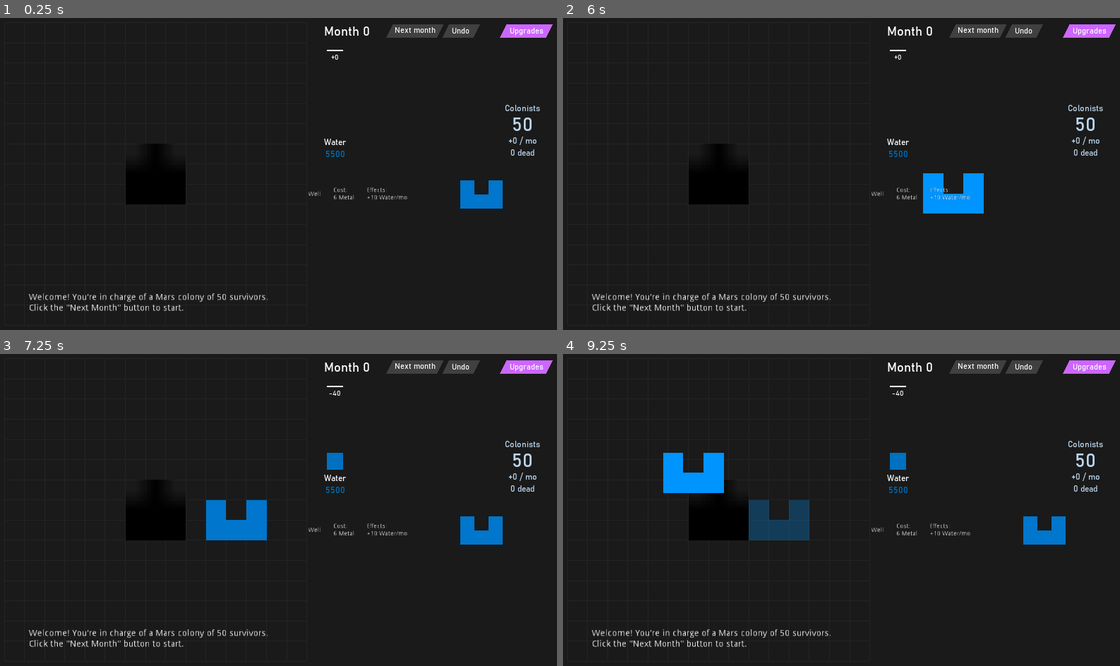
Above: before the commit, frames 1-4 (two rows, left to right).
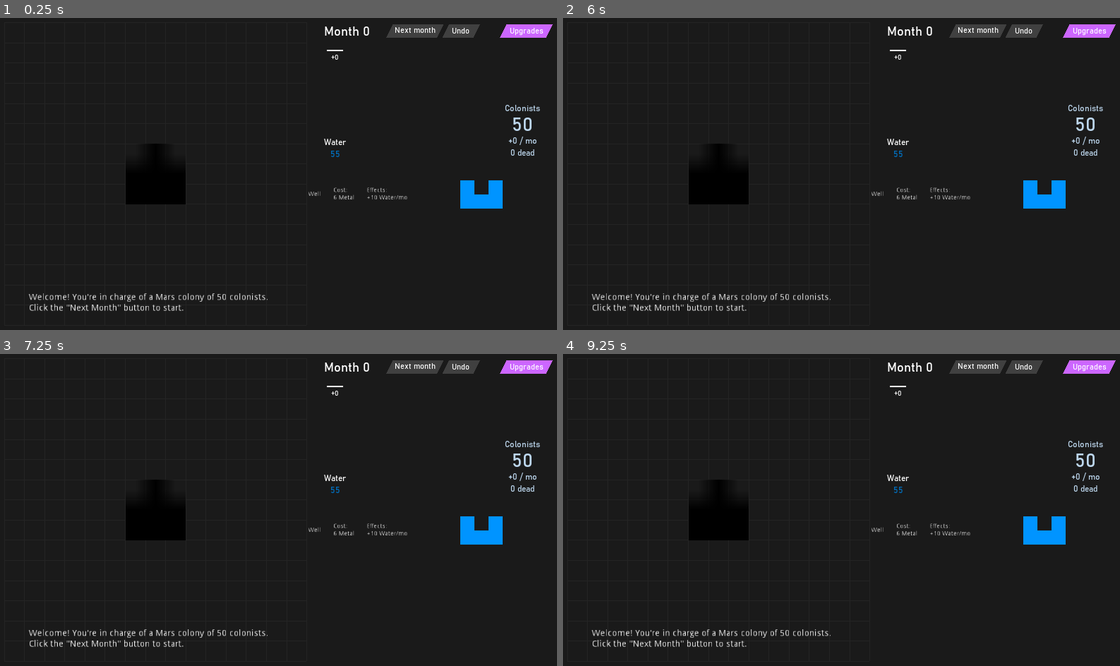
Above: after the commit, the same moments.

Repository: sirknightj/CEV-1
Game: Godot game, scene res://scenes/MainGameScene.tscn
Two runs of this game, one before a commit and one after it. Both use one fixed random seed, a clock stepped at 60 frames per second and the inputs below.
Inputs (mouse positions are in pixels of both pictures, inside the frame that each line leads up to):
- Up to frame 1 (0.25 s): no input
- Up to frame 2 (6 s): tap Enter at 0.5, 2, 3.5 s; drag from (718, 155) to (1030, 186) at 0.52 s; tap Space at 1.25, 2.75, 4.25 s; drag from (696, 174) to (1030, 186) at 1.27 s; move the mouse to (718, 174) at 2.02 s; press the mouse at (718, 174) at 2.03 s; release the mouse at (718, 174) at 2.75 s; drag from (741, 174) to (1058, 186) at 2.77 s; drag from (696, 192) to (1030, 202) at 3.52 s; drag from (718, 192) to (1030, 202) at 4.27 s; move the mouse to (741, 192) at 5.02 s; press the mouse at (741, 192) at 5.03 s; release the mouse at (741, 192) at 5.75 s; drag from (1030, 186) to (741, 174) at 5.77 s
- Up to frame 3 (7.25 s): drag from (467, 522) to (133, 528) at 6.52 s
- Up to frame 4 (9.25 s): drag from (1030, 522) to (696, 528) at 7.27 s; move the mouse to (1058, 522) at 8.02 s; press the mouse at (1058, 522) at 8.03 s; release the mouse at (1058, 522) at 8.75 s; drag from (780, 510) to (674, 463) at 8.77 s

The runs differ from the first frame. In frame 1, 0.6% of the frame differs, in the area x 41-91%, y 42-91%; in frame 2, 1.8%; in frame 3, 2.0%; in frame 4, 3.2%, in the area x 17-91%, y 11-91%.

Commit message:
More tutorial progress

Diff:
--- a/source/scripts/GameStats.gd
+++ b/source/scripts/GameStats.gd
@@ -9,6 +9,7 @@
 var logger : Logger.Log
 
 var buildings_owned : Dictionary = {}
+var restrictions : Dictionary = {}
 
 var grid_size : int # the number of squares the grid is at the moment
 
@@ -28,8 +29,8 @@
 var _initial_reserves = {
 	GameData.ResourceType.FOOD: 10000.0,
 	GameData.ResourceType.OXYGEN: 10000.0,
-	GameData.ResourceType.WATER: 5500.0,
-	GameData.ResourceType.METAL: 30.0,
+	GameData.ResourceType.WATER: 55.0,
+	GameData.ResourceType.METAL: 0.0,
 	GameData.ResourceType.ELECTRICITY: 5000.0,
 	GameData.ResourceType.SCIENCE: 0.0,
 	GameData.ResourceType.PEOPLE: 50.0
--- a/source/scripts/MainGameScene.gd
+++ b/source/scripts/MainGameScene.gd
@@ -44,17 +44,35 @@
 func show_correct_text():
 	var turn = GameStats.turn
 	if turn == 0:
-		$TextBox.text = "Welcome! You're in charge of a Mars colony of 50 survivors.\nClick the \"Next Month\" button to start."
+		$TextBox.text = "Welcome! You're in charge of a Mars colony of 50 colonists.\nClick the \"Next Month\" button to start."
 	elif turn == 1:
 		$TextBox.text = "Each colonist consumes 1 water/month.\nPlace down some wells to ensure you don't run out of water!\nTip: use R to rotate the building."
 		$UILayer/Sidebar.toggle_next_month_button(false)
+		GameStats.resources.give(GameData.ResourceType.METAL, 30)
+		GameStats.restrictions = {GameData.BuildingType.WATER1: 5}
 	elif turn == 2:
-		GameStats.resources.give(GameData.ResourceType.METAL, 6)
 		$TextBox.text = "Notice how another person has arrived to your colony.\nYou now need another well to support your growing population."
 		$UILayer/Sidebar.toggle_next_month_button(false)
+		GameStats.resources.give(GameData.ResourceType.METAL, 6)
+		GameStats.restrictions = {GameData.BuildingType.WATER1: 1}
 	elif turn == 3:
-		GameStats.resources.give(GameData.ResourceType.METAL, 10000)
 		$TextBox.text = "Each human also consumes 2 food/month.\nFEED THE HUMANS"
+		$UILayer/Sidebar.toggle_next_month_button(false)
+		GameStats.resources.give(GameData.ResourceType.METAL, 106)
+		GameStats.restrictions = {GameData.BuildingType.WATER1: 1, GameData.BuildingType.FOOD1: 5}
+	elif turn == 4:
+		$TextBox.text = "Keep expanding your colony! And keep your people alive!"
+	elif turn == 5:
+		$UILayer/Sidebar.toggle_next_month_button(false)
+		GameStats.resources.give(GameData.ResourceType.METAL, 32)
+		GameStats.restrictions = {GameData.BuildingType.WATER1: 2, GameData.BuildingType.FOOD1: 1}
+	elif turn == 6:
+		$TextBox.text = "Humans consume 1 oxygen/mo.\nMake sure you have enough!\nYour colony will need metal to building more buildings."
+		$UILayer/Sidebar.toggle_next_month_button(false)
+		GameStats.resources.give(GameData.ResourceType.METAL, 246)
+		GameStats.restrictions = {GameData.BuildingType.WATER1: 1, GameData.BuildingType.FOOD1: 1, GameData.BuildingType.METAL1: 1, GameData.BuildingType.OXY1: 2}
+	elif turn == 9:
+		$TextBox.text = "Your mine needs electricity to function.\nPlace down some solar panels."
 	else:
 		$TextBox.text = ""
 
--- a/source/scripts/Sidebar.gd
+++ b/source/scripts/Sidebar.gd
@@ -121,13 +121,23 @@
 			_building.building_cost = building_stats.cost
 			_building.building_id = building
 			_building.texture = GameData.BUILDING_TO_TEXTURE[building]
-			_building.locked = not GameStats.resources.enough_resources(building_stats.cost)
+			_building.locked = not available(building) or not GameStats.resources.enough_resources(building_stats.cost)
+			print(str(building) + " is " + str(_building.locked))
 			entry.add_child(_building)
 
 			$ScrollContainer/BuildingEntries.add_child(entry)
 			_building.set_physics_process(false)
 			_building.force_set(Vector2(1050, 375), 0.0)
 			_building.connect("building_grabbed", self, "_on_Building_building_grabbed", [_building])
+
+func available(building) -> bool:
+	print(str(building) + " " + str(GameStats.restrictions))
+	if GameStats.restrictions.has(building):
+		return true
+	elif GameStats.restrictions.keys().size() == 0:
+		return true
+	else:
+		return false
 
 func _on_Building_building_grabbed(building : Building):
 	building.connect("building_released", self, "_on_Building_building_released", [building, building._main.global_position, building.get_parent()])
@@ -142,13 +152,13 @@
 func _on_Building_building_released(building : Building, original_pos : Vector2, hbox : HBoxContainer):
 	building.disconnect("building_released", self, "_on_Building_building_released")
 	if building.purchased:
-		repopulate_sidebar()
 		building.disconnect("building_grabbed", self, "_on_Building_building_grabbed")
 		if GameStats.buildings_owned.has(building.building_id):
 			GameStats.buildings_owned[building.building_id] += 1
 		else:
 			GameStats.buildings_owned[building.building_id] = 1
-		update_next_month_button()
+		placed_building(building.building_id)
+		repopulate_sidebar()
 	else:
 		building.set_physics_process(false)
 		building.get_parent().remove_child(building)
@@ -175,8 +185,8 @@
 		game.on_next_turn()
 		update_turn_display()
 		# game.place_building(350, 50)
-		if GameStats.turn % 5 == 0:
-			grid.set_grid_size(GameStats.grid_size + 6)
+		#if GameStats.turn % 5 == 0:
+		#	grid.set_grid_size(GameStats.grid_size + 6)
 		populate_sidebar_correctly()
 
 """
@@ -195,20 +205,17 @@
 		GameStats.logger.log_action_with_no_level(Logger.Actions.UpgradeMenuClicked)
 		get_tree().change_scene("res://scenes/TechTreeScene.tscn")
 
-func update_next_month_button():
-	var turn = GameStats.turn
-	if turn == 0:
-		pass
-	elif turn == 1:
-		if GameStats.buildings_owned.has(GameData.BuildingType.WATER1) and GameStats.buildings_owned[GameData.BuildingType.WATER1] == 5:
-			toggle_next_month_button(true)
-	elif turn == 2:
-		if GameStats.buildings_owned.has(GameData.BuildingType.WATER1) and GameStats.buildings_owned[GameData.BuildingType.WATER1] == 6:
-			toggle_next_month_button(true)
-	elif turn == 3:
-		$TextBox.text = "Each human also consumes 2 food/month.\nFEED THE HUMANS"
-	else:
-		$TextBox.text = ""
+"""
+	Tells the restrictions that the player has placed a building
+"""
+func placed_building(building : int):
+	if GameStats.restrictions.has(building) and GameStats.restrictions[building] > 1:
+		GameStats.restrictions[building] -= 1
+	elif GameStats.restrictions.has(building) and GameStats.restrictions[building] == 1:
+		GameStats.restrictions.erase(building)
+
+	if GameStats.restrictions.keys().size() == 0:
+		toggle_next_month_button(true)
 
 """
 	Lets the "next month" button be clicked
